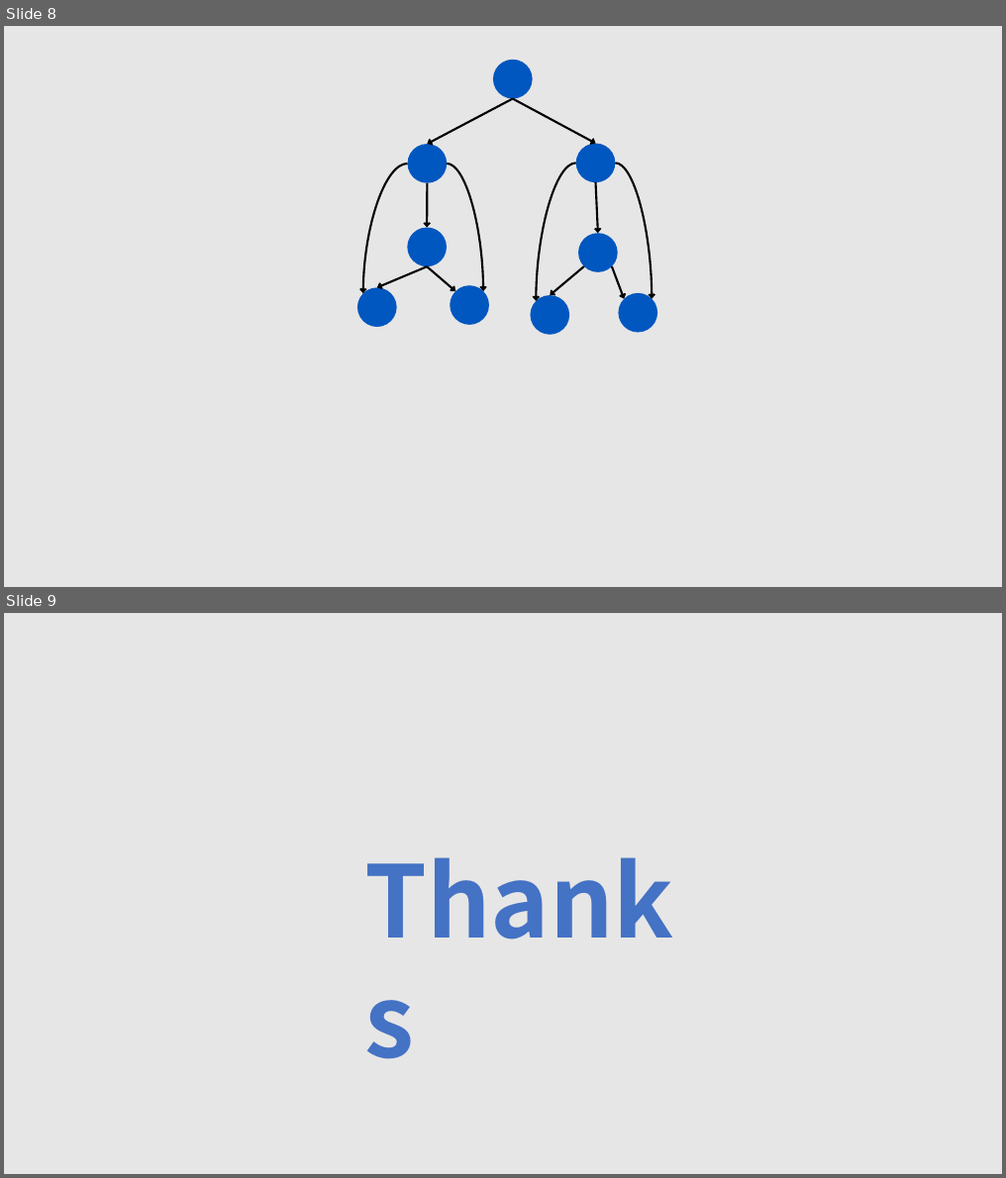
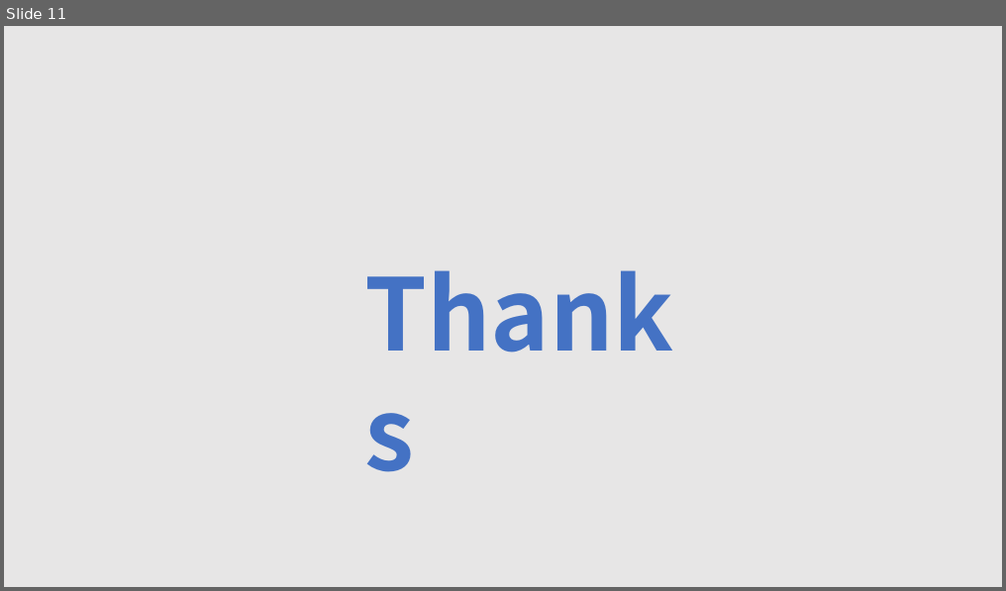
Before and after one commit to tianzhuwei/PPT, a slide deck: Efficient and Progressive GST Search.pptx. Shown one above the other, each under a label of ours: slides 8 and 9 before the commit, slide 11 after it. The pictures are 1006x1178 and 1006x591 pixels, drawn with LibreOffice and Linux fonts; fonts in the diff are those of the drawing. Boxes give left, top, right and bottom in pixels: in the first picture for what was removed or moved away, otherwise in the second. Text is boxed around its words. In the diff, an @@ line names an element or a change of style, - is before the commit and + after.

```diff
--- a/Efficient and Progressive GST Search.pptx
+++ b/Efficient and Progressive GST Search.pptx
@@ slide 8 removed at <box>4,26,1002,587</box>, background #E7E6E6 @@
@@ ellipse removed at <box>493,60,532,98</box> @@
@@ arrow removed from (513, 98) to (427, 144) @@
@@ arrow removed from (513, 98) to (595, 144) @@
@@ ellipse removed at <box>408,144,447,183</box> @@
@@ ellipse removed at <box>576,144,615,182</box> @@
@@ curved arrow removed from (408, 164) to (363, 293) @@
@@ curved arrow removed from (448, 164) to (483, 291) @@
@@ curved arrow removed from (576, 163) to (537, 301) @@
@@ curved arrow removed from (616, 163) to (651, 299) @@
@@ arrow removed from (427, 183) to (427, 227) @@
@@ arrow removed from (595, 182) to (598, 233) @@
@@ ellipse removed at <box>408,227,447,267</box> @@
@@ ellipse removed at <box>578,233,617,273</box> @@
@@ ellipse removed at <box>357,288,396,327</box> @@
@@ arrow removed from (427, 267) to (377, 288) @@
@@ arrow removed from (427, 267) to (455, 291) @@
@@ ellipse removed at <box>450,285,489,325</box> @@
@@ arrow removed from (584, 267) to (549, 295) @@
@@ arrow removed from (612, 267) to (624, 299) @@
@@ ellipse removed at <box>531,295,569,335</box> @@
@@ ellipse removed at <box>619,293,657,332</box> @@
@@ what was slide 9 is now slide 11 @@
```
Also in this commit, not shown: 4 slides changed, 3 slides added.
